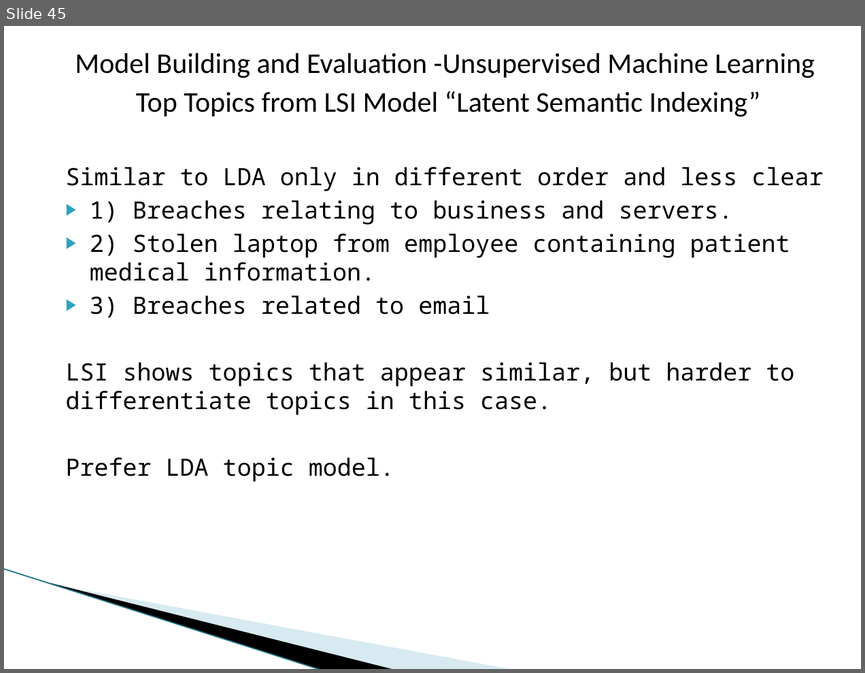
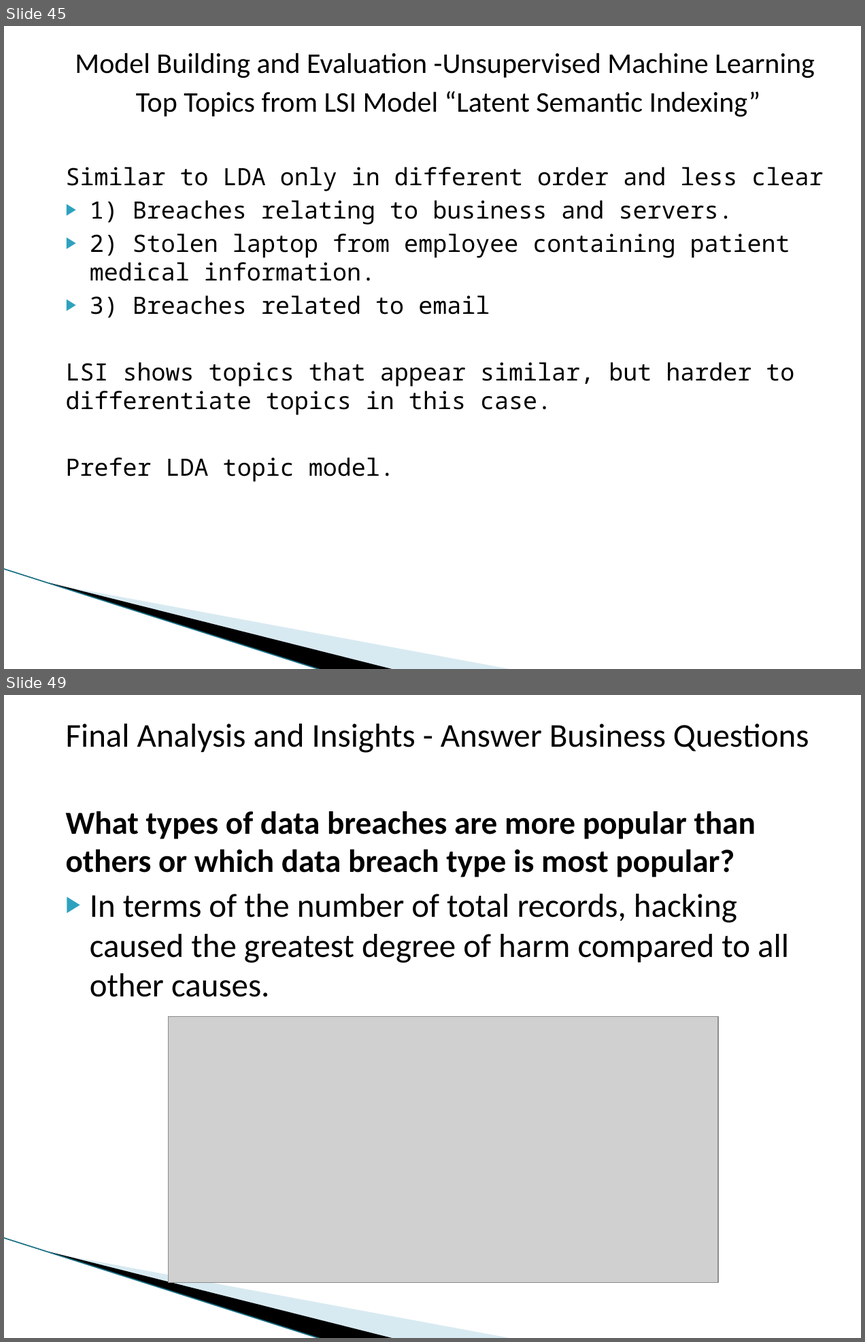
Before and after one commit to dmrod01/Capstone, a slide deck: Final Analysis - Data Capstone Project - Data Breaches.pptx. Shown one above the other, each under a label of ours: slide 45 before the commit, slides 45 and 49 after it; the slides between them are not shown. The pictures are 865x673 and 865x1342 pixels, drawn with LibreOffice and Linux fonts; fonts in the diff are those of the drawing; grey boxes stand for pictures; background and template pictures are left out. Boxes give left, top, right and bottom in pixels: in the first picture for what was removed or moved away, otherwise in the second. Text is boxed around its words. In the diff, an @@ line names an element or a change of style, - is before the commit and + after.

```diff
--- a/Final Analysis - Data Capstone Project - Data Breaches.pptx
+++ b/Final Analysis - Data Capstone Project - Data Breaches.pptx
@@ slide 49 added at <box>4,695,861,1338</box>, background #FFFFFF; not listed: 3 template elements that a slide beside it also shows @@
@@ text added at <box>66,724,808,997</box>, 28 pt, text #000000 @@
+Final Analysis and Insights - Answer Business Questions
+What types of data breaches are more popular than others or which data breach type is most popular?
+▶ In terms of the number of total records, hacking caused the greatest degree of harm compared to all other causes.
@@ picture added at <box>169,1016,719,1282</box> @@
```
Also in this commit, not shown: 1 slide changed, 22 other slides added, 2 other files.
